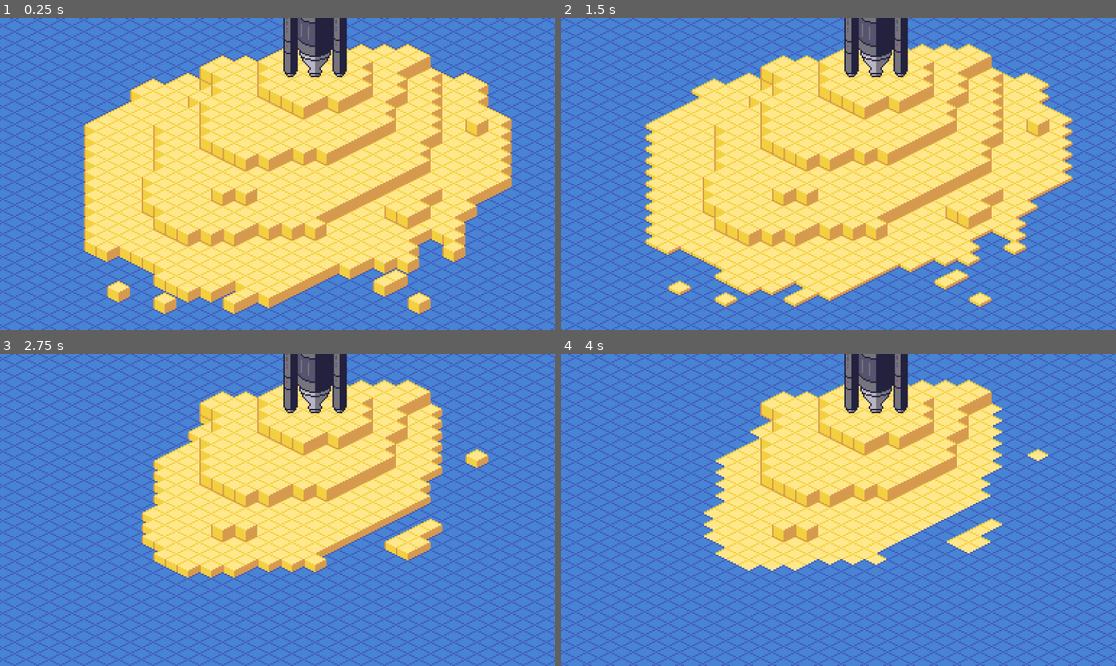
Above: before the commit, frames 1-4 (two rows, left to right).
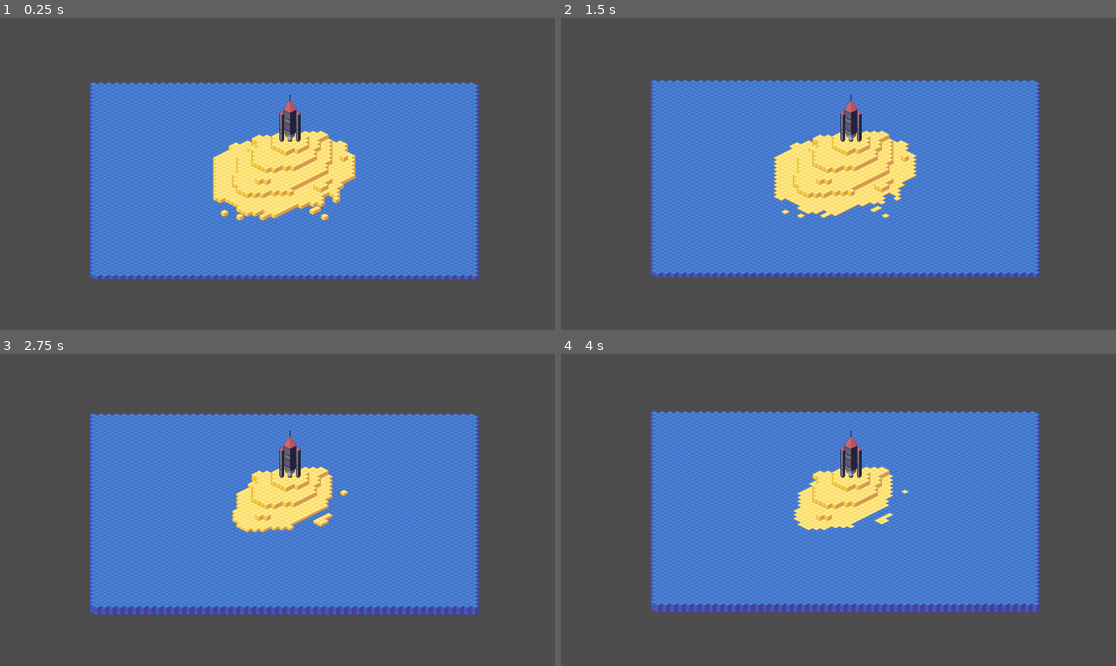
Above: after the commit, the same moments.

Repository: paul-maxime/rocket-of-sand
Game: Godot game, scene res://scenes/Island.tscn
The game is run twice, just before and just after one commit, with the same random seed, the same clock (stepped at 60 frames per second) and the same inputs.
Inputs (mouse positions are in pixels of both pictures, inside the frame that each line leads up to):
- Up to frame 1 (0.25 s): no input
- Up to frame 2 (1.5 s): move the mouse to (960, 158) at 0.52 s; click (960, 158) at 0.67 s; move the mouse to (727, 189) at 1.27 s; click (727, 189) at 1.42 s
- Up to frame 3 (2.75 s): move the mouse to (333, 441) at 2.02 s; click (333, 441) at 2.17 s
- Up to frame 4 (4 s): move the mouse to (810, 572) at 2.77 s; click (810, 572) at 2.92 s; move the mouse to (1005, 556) at 3.52 s; click (1005, 556) at 3.67 s

The runs differ from the first frame. In frame 1, 96% of the frame differs, in the area x 0-100%, y 0-100%; in frame 2, 95%; in frame 3, 84%; in frame 4, 82%.

Commit message:
Move the camera using the mouse

Diff:
--- a/scripts/Camera.gd
+++ b/scripts/Camera.gd
@@ -1,16 +1,22 @@
 extends Camera2D
 
-const MAP_WIDTH = 400
-const MAP_HEIGHT = 200
+var current_zoom = 1
+var current_delta = Vector2()
 
-# Called when the node enters the scene tree for the first time.
-func _ready():
-	get_tree().get_root().size_changed.connect(on_resize)
-	on_resize()
+func _unhandled_input(event):
+	if event is InputEventMouseButton:
+		if !event.is_pressed():
+			return
+		if event.button_index == MOUSE_BUTTON_WHEEL_UP && current_zoom < 10:
+			current_zoom += 1
+			resize()
+		if event.button_index == MOUSE_BUTTON_WHEEL_DOWN && current_zoom > 1:
+			current_zoom -= 1
+			resize()
+	if event is InputEventMouseMotion and Input.is_mouse_button_pressed(MOUSE_BUTTON_LEFT):
+		current_delta += event.relative / current_zoom
+		position = -current_delta
 
-func on_resize():
-	var viewport_size = get_viewport_rect().size
-	var max_width_ratio = floor(viewport_size.x / MAP_WIDTH)
-	var max_height_ratio = floor(viewport_size.y / MAP_HEIGHT)
-	var ratio = max(max_width_ratio, max_height_ratio)
-	zoom = Vector2(ratio, ratio)
+
+func resize():
+	zoom = Vector2(current_zoom, current_zoom)
